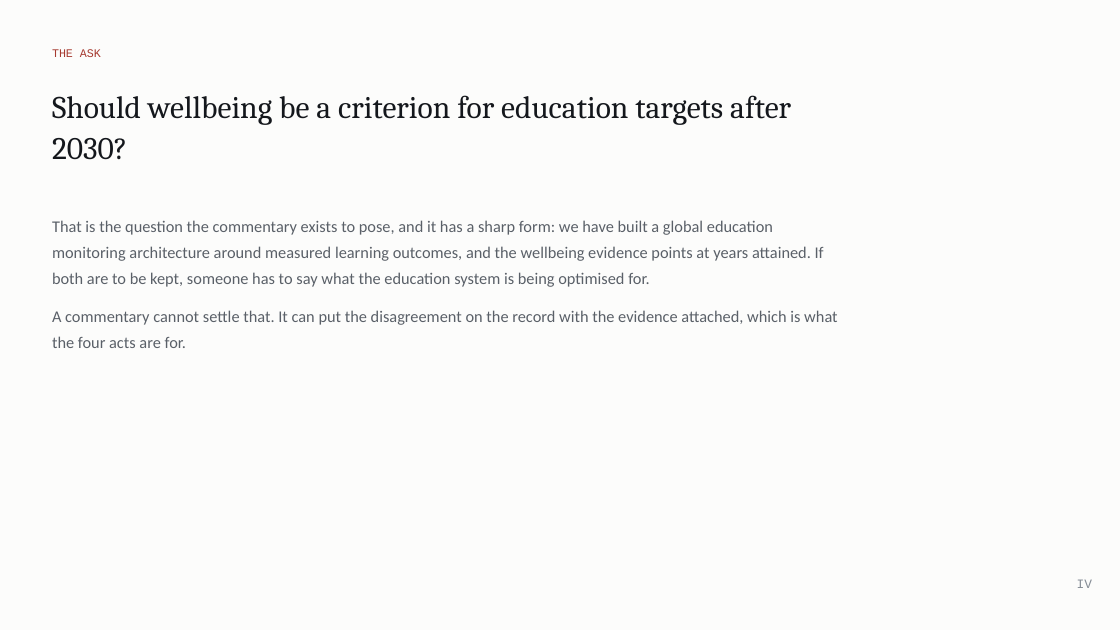
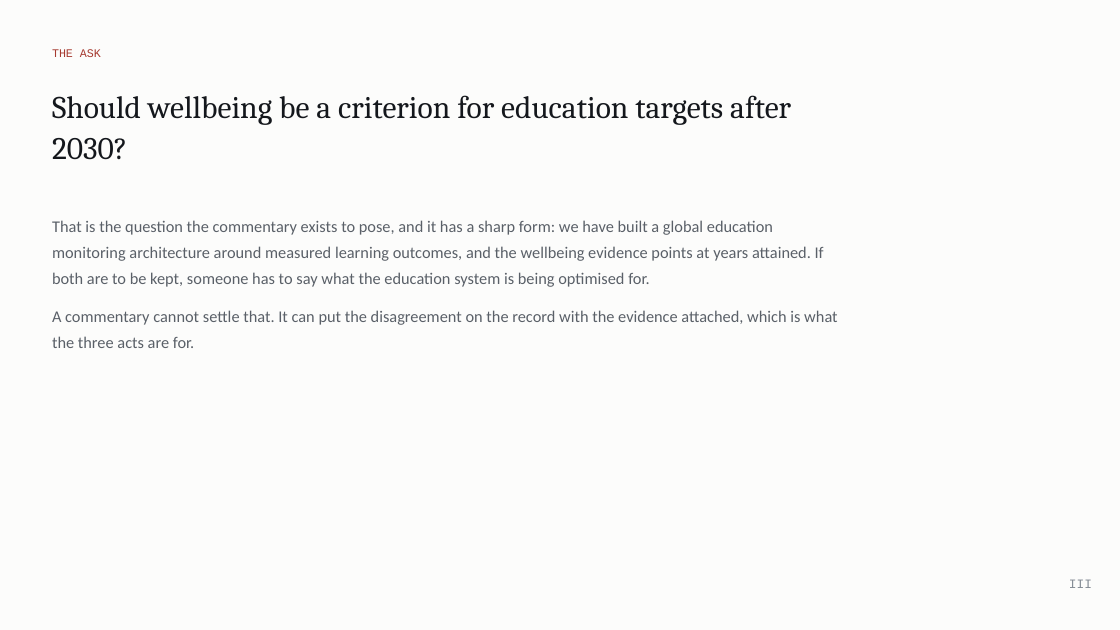
Before and after one commit to cwejnert/HDI-Happiness, a slide deck: slide 24 of deck/The_Education_Exception.pptx (slide 28 before the commit). Drawn at 1120x630 pixels with LibreOffice and Linux fonts; fonts in the diff are those of the drawing. Boxes give left, top, right and bottom in pixels: in the first picture for what was removed or moved away, otherwise in the second. Text is boxed around its words. In the diff, an @@ line names an element or a change of style, - is before the commit and + after.

```diff
--- a/deck/The_Education_Exception.pptx
+++ b/deck/The_Education_Exception.pptx
@@ text at (52,310,837,348): text changed @@
-A commentary cannot settle that. It can put the disagreement on the record with the evidence attached, which is what the four acts are for.
+A commentary cannot settle that. It can put the disagreement on the record with the evidence attached, which is what the three acts are for.
@@ text at (1069,579,1092,588): text changed @@
-IV
+III
```
Also in this commit, not shown: 13 other slides changed, 3 slides removed, 4 other files.
